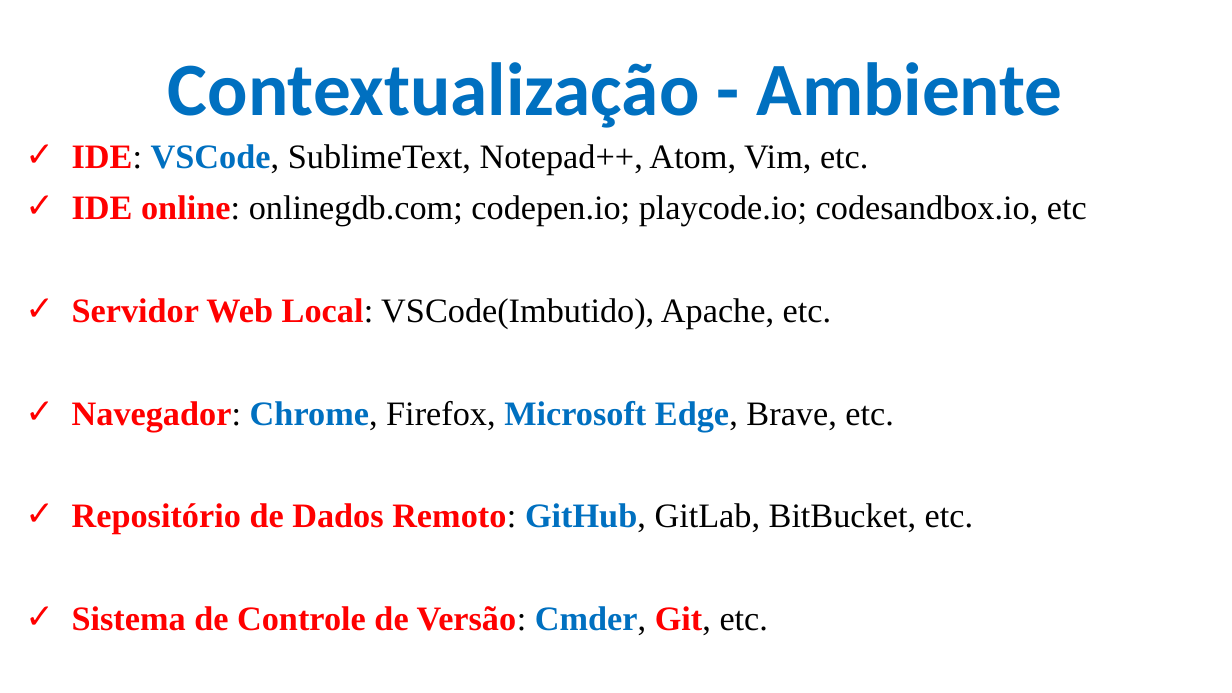
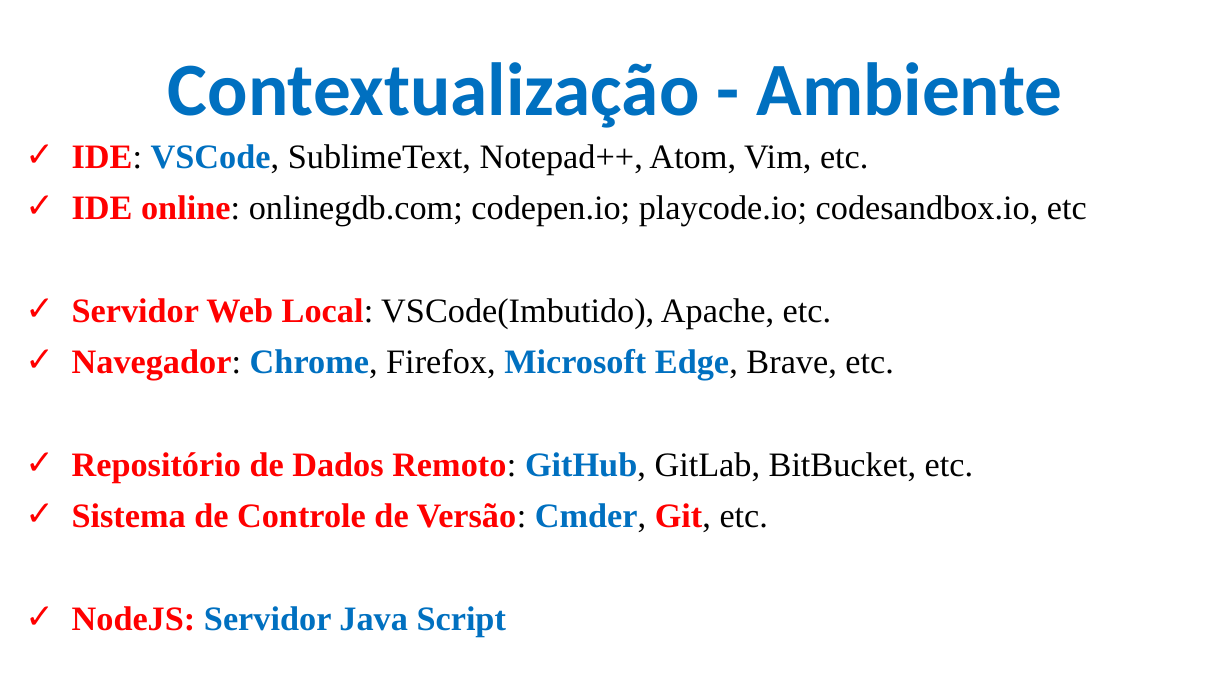
Before and after one commit to CloudEducationBrazil/WydenDesenvolvimentoWebPHP, a slide deck: slide 5 of 01 Classes/Aula 01 Desenvolvimento Web PHP Caracterização.pptx. Drawn at 1232x693 pixels with LibreOffice and Linux fonts; fonts in the diff are those of the drawing; background and template pictures are left out. Boxes give left, top, right and bottom in pixels: in the first picture for what was removed or moved away, otherwise in the second. Text is boxed around its words. In the diff, an @@ line names an element or a change of style, - is before the commit and + after.

```diff
--- a/01 Classes/Aula 01 Desenvolvimento Web PHP Caracterização.pptx
+++ b/01 Classes/Aula 01 Desenvolvimento Web PHP Caracterização.pptx
@@ text at (x1=72, y1=606, x2=506, y2=637): paragraph added @@
+✓ NodeJS: Servidor Java Script
```
Also in this commit, not shown: 1 other slide changed, 1 other file.
